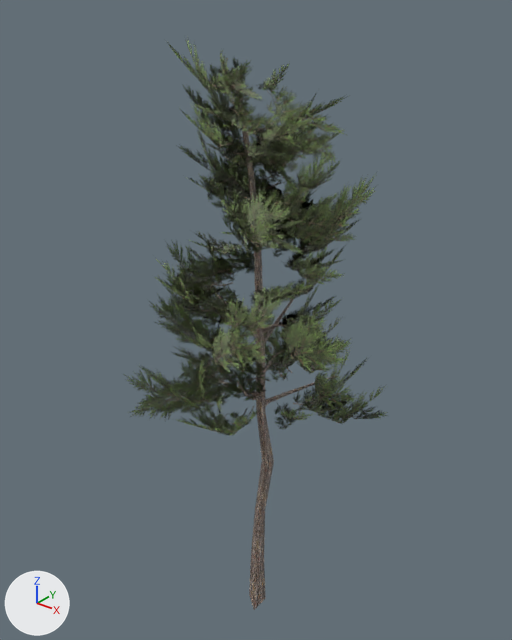
Two versions of the Blender file Assets/BlenderSourceFiles/Conifer_Desktop_LOD2.blend, one commit apart.
Rendered twice from a 50 mm camera at (8.93, -11.19, 15.56) aimed at (-0.23, 0.25, 8.46). The lights are fixed; the arrows at lower left show +X, +Y and +Z.

Names of what the first picture shows: 'Conifer_Desktop_LOD2'.
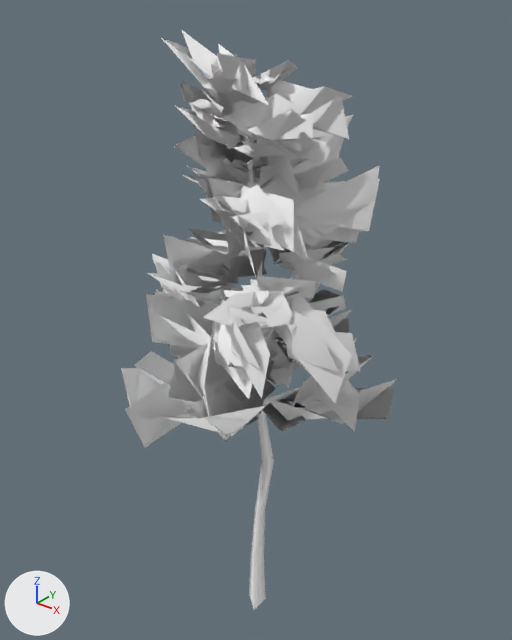
Edits to the bpy script that builds the scene:
```text
Change mat_branches_0_d2:
    where n0 = _N.new('ShaderNodeBsdfPrincipled'); n0.name = 'Principled BSDF'
    add n0.inputs[0].default_value = (1.0, 1.0, 1.0, 1.0)  # 'Base Color', white #ffffff
    remove n2 = _N.new('ShaderNodeTexImage'); n2.name = 'Image Texture'
    remove n2.image = img_diffusecolor_texture_006
    remove n3 = _N.new('ShaderNodeTexImage'); n3.name = 'Image Texture.001'
    remove n3.image = img_diffusecolor_texture_008
    remove _L.new(n2.outputs[0], n0.inputs[0])  # 'Color' to 'Base Color'
    remove _L.new(n3.outputs[1], n0.inputs[4])  # 'Alpha' to 'Alpha'
Change mat_leaves_3_d1:
    where n0 = _N.new('ShaderNodeBsdfPrincipled'); n0.name = 'Principled BSDF'
    add n0.inputs[0].default_value = (1.0, 1.0, 1.0, 1.0)  # 'Base Color', white #ffffff
    remove n2 = _N.new('ShaderNodeTexImage'); n2.name = 'Image Texture'
    remove n2.image = img_diffusecolor_texture_1_005
    remove n3 = _N.new('ShaderNodeTexImage'); n3.name = 'Image Texture.001'
    remove n3.image = img_diffusecolor_texture_1_006
    remove _L.new(n2.outputs[0], n0.inputs[0])  # 'Color' to 'Base Color'
    remove _L.new(n3.outputs[1], n0.inputs[4])  # 'Alpha' to 'Alpha'
```

What differs and where, as boxes (x1, y1, x2, y2) in the pictures (512 x 640 px):
'Conifer_Desktop_LOD2', surface changed: (121, 29, 397, 610) in both
